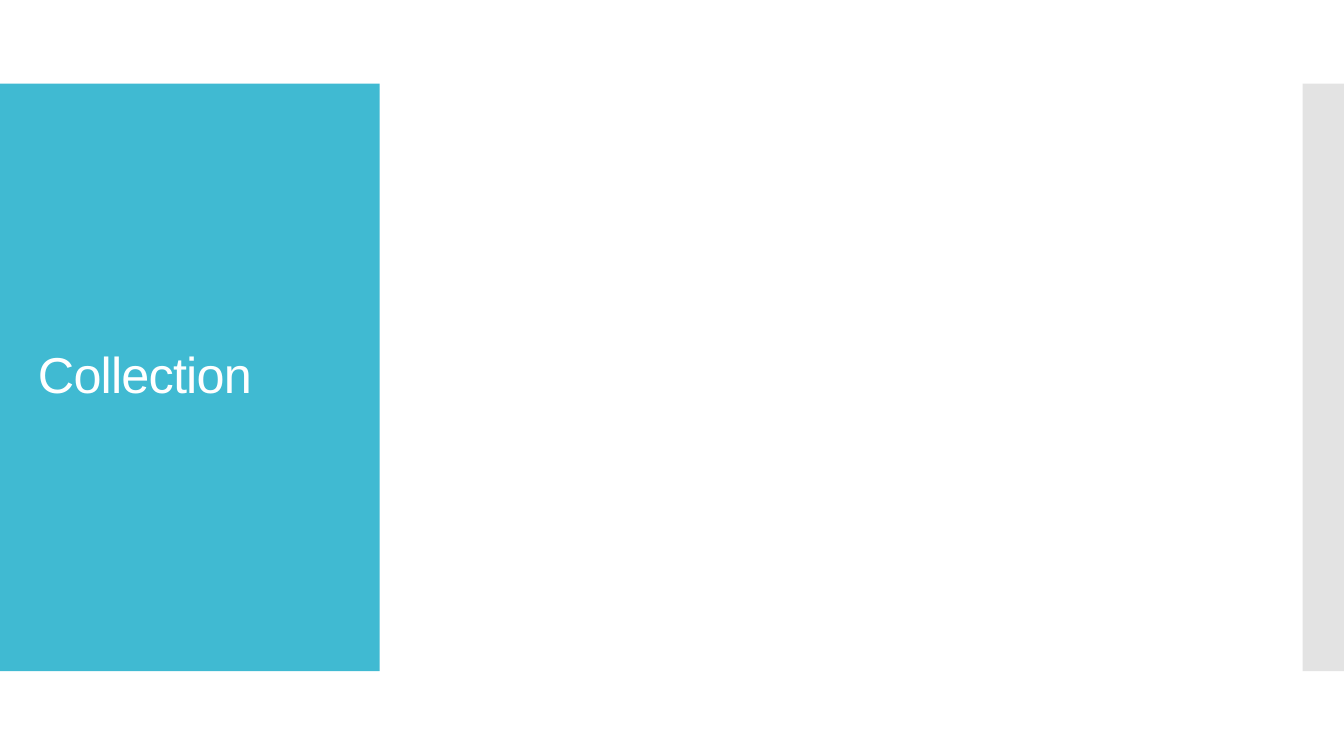
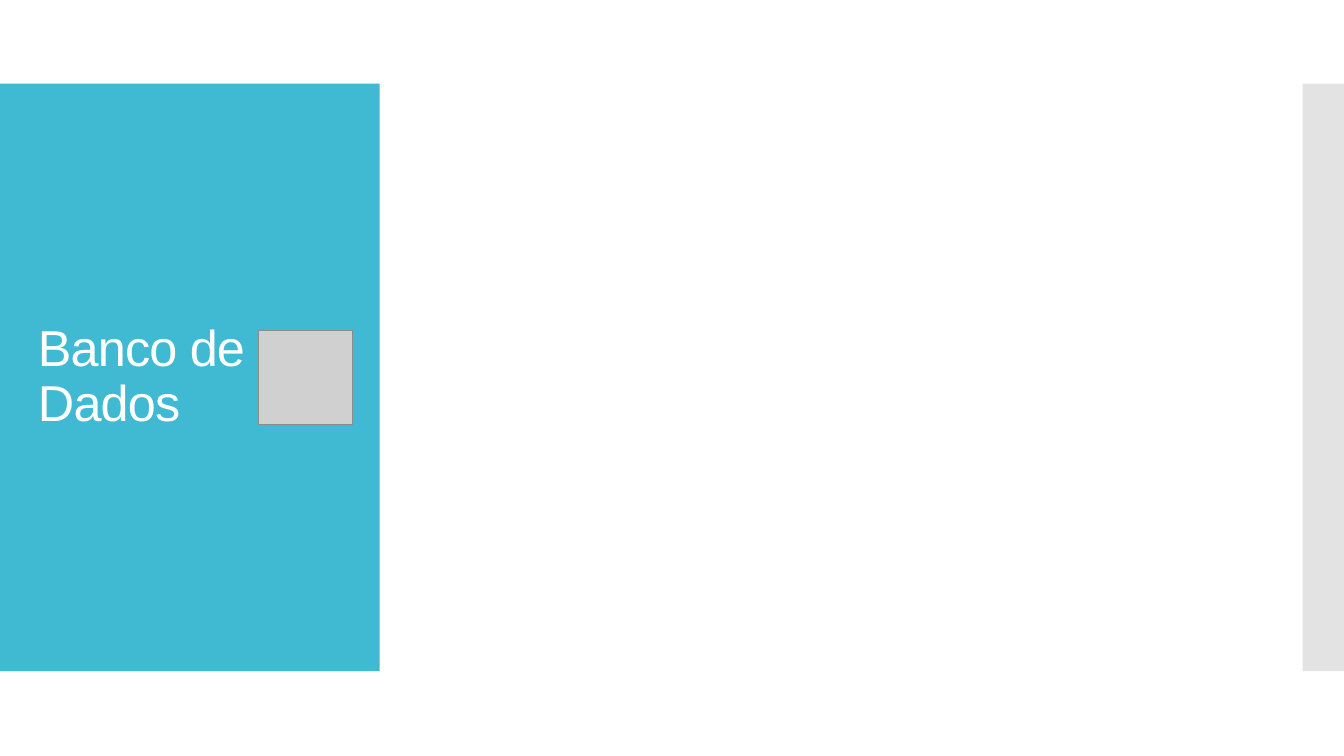
Before and after one commit to arthurnovello/site-fablab-maua, a slide deck: slide 15 of Apresentação.pptx (slide 9 before the commit). Drawn at 1344x756 pixels with LibreOffice and Linux fonts; fonts in the diff are those of the drawing; grey boxes stand for pictures. Boxes give left, top, right and bottom in pixels: in the first picture for what was removed or moved away, otherwise in the second. Text is boxed around its words. In the diff, an @@ line names an element or a change of style, - is before the commit and + after.

```diff
--- a/Apresentação.pptx
+++ b/Apresentação.pptx
@@ title at [38, 329, 245, 422]: text changed @@
-Collection
+Banco de Dados
@@ picture added at [259, 331, 353, 424] @@
```
Also in this commit, not shown: 6 other slides changed, 10 slides added.
